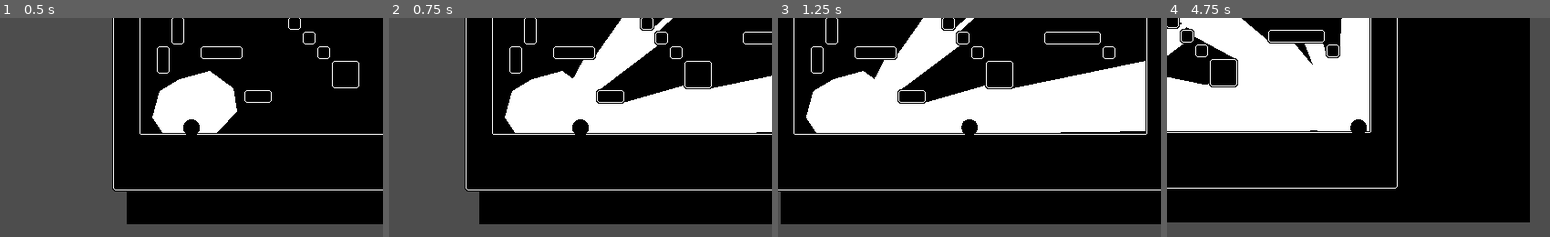
Above: before the commit, frames 1-4 (left to right).
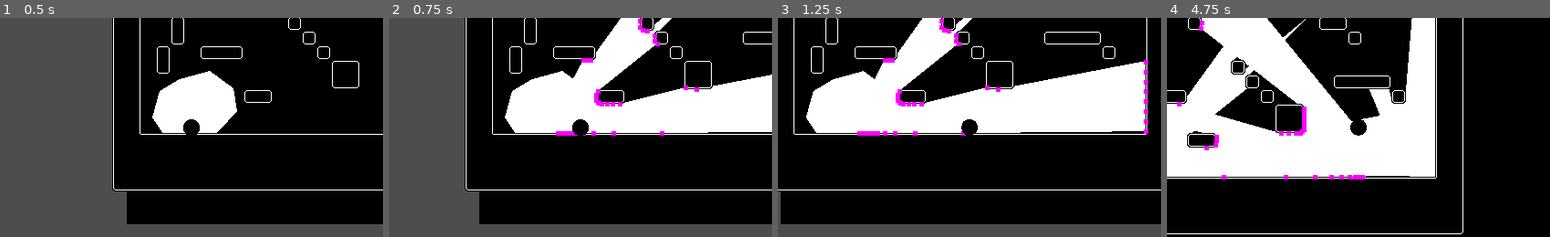
Above: after the commit, the same moments.

Repository: KingOfSpadesJFK/bhleg
Game: Godot game, scene res://levels/test_level.tscn
The game is run twice, just before and just after one commit, with the same random seed, the same clock (stepped at 60 frames per second) and the same inputs.
Inputs (mouse positions are in pixels of both pictures, inside the frame that each line leads up to):
- Up to frame 1 (0.5 s): no input
- Up to frame 2 (0.75 s): tap Enter at 0.5 s; move the mouse to (664, 116) at 0.52 s; press the mouse at (664, 116) at 0.53 s; hold D (player_right) from 0.53 s (still down)
- Up to frame 3 (1.25 s): keep holding D (player_right); tap Space (player_jump) at 0.77 s
- Up to frame 4 (4.75 s): move the mouse to (1281, 138) at 1.27 s; release the mouse at (1281, 138) at 1.28 s; click (1281, 138) at 1.35 s; tap Space (player_jump) at 1.52, 3.02, 3.77, 4.52 s; move the mouse to (1396, 79) at 2.02 s; release D (player_right) at 2.03 s; press the mouse at (1396, 79) at 2.03 s; hold A (player_left) 2.03-2.78 s; move the mouse to (1339, 171) at 2.77 s; release the mouse at (1339, 171) at 2.78 s; hold D (player_right) 2.78-4.28 s; click (1339, 171) at 2.85 s; move the mouse to (1473, 160) at 3.52 s; press the mouse at (1473, 160) at 3.53 s; move the mouse to (1243, 94) at 4.27 s; release the mouse at (1243, 94) at 4.28 s; hold A (player_left) from 4.28 s (still down); click (1243, 94) at 4.35 s

Frame 1 is identical in both runs. In frame 2, 1.1% of the frame differs, in the area x 43-100%, y 0-54%; in frame 3, 1.4%; in frame 4, 44%, in the area x 0-100%, y 0-100%.

Commit message:
some lil stuff for the collisions

Diff:
--- a/scripts/player.gd
+++ b/scripts/player.gd
@@ -6,7 +6,7 @@
 const JUMP_VELOCITY = -400.0
 const FLASH_RAY_LENGTH = 1000.0
 const FLASH_SPREAD = 90.0			# How wide the area of flash should be (in degrees)
-const FLASH_SAMPLES = 100
+const FLASH_SAMPLES = 50
 
 # Get the gravity from the project settings to be synced with RigidBody nodes.
 var gravity = ProjectSettings.get_setting("physics/2d/default_gravity")
@@ -54,40 +54,66 @@
 
 	# Initialize the new polygon
 	var verts: Array[Vector2] = []
-	verts.append(global_position)
 
 	# Initialize the raycasting
 	var space_state = get_world_2d().direct_space_state
 	var step: float = deg_to_rad(FLASH_SPREAD / FLASH_SAMPLES)
 	var angle: float = deg_to_rad(_flash_angle - FLASH_SPREAD / 2.0)
 
+	# Initial starting ray cast
+	var dir = Vector2(cos(angle), sin(angle))	# Convert the current angle to a normal vector
+	var query = PhysicsRayQueryParameters2D.create(global_position, dir * FLASH_RAY_LENGTH)
+	query.collision_mask = 4
+	var shad_result = space_state.intersect_ray(query)
+	if shad_result:
+		verts.append(shad_result.position)
+	else:
+		verts.append(global_position)
+
 	# Raycast the samples
+	var prev_pos = verts[0]
+	var prev_dir = Vector2(0,0)
 	for i in range(FLASH_SAMPLES):
 		# Raycast
-		var dir = Vector2(cos(angle), sin(angle))	# Convert the current angle to a normal vector
-		var query = PhysicsRayQueryParameters2D.create(global_position, dir * FLASH_RAY_LENGTH)
-		query.collision_mask = 1					# For now, just check for bodies on layer 1
-		var result = space_state.intersect_ray(query)
+		dir = Vector2(cos(angle), sin(angle))	# Convert the current angle to a normal vector
+		query.to = dir * FLASH_RAY_LENGTH
+		query.collision_mask = 1					# This first ray query will check for layer 1 (the environment)
+		var env_result = space_state.intersect_ray(query)
 
 		# Process the result
-		if result:
+		if env_result:
 			# Append to the polygon
-			verts.append(result.position)
+			var d = (env_result.position - prev_pos).normalized()
+			if !d.is_equal_approx(prev_dir):
+				verts.append(env_result.position)
 
-			# Create the debug marker
-			# var sp = Sprite2D.new()
-			# var t = PlaceholderTexture2D.new()
-			# t.size = Vector2(5,5)
-			# sp.texture = t
-			# sp.position = result.position
-			# _flash_markers.add_child(sp)
+				# Create the debug marker
+				var sp = Sprite2D.new()
+				var t = PlaceholderTexture2D.new()
+				t.size = Vector2(5,5)
+				sp.texture = t
+				sp.position = env_result.position
+				_flash_markers.add_child(sp)
+
+			prev_dir = d
 
 		# Add the step
 		angle += step
 
+	# Final ray cast for starting ray
+	query.collision_mask = 4
+	shad_result = space_state.intersect_ray(query)
+	if shad_result:
+		verts.append(shad_result.position)
+	else:
+		verts.append(global_position)
+
 	# Finalize new polygon
 	shadow_body.add_polygon(PackedVector2Array(verts))
 
+	# Create the polygon visual
+	verts[0] = global_position
+	verts[verts.size()-1] = global_position
 	var flash_poly: Polygon2D = Polygon2D.new()
 	# flash_poly.color = Color(1,0,0,1)
 	flash_poly.polygon = PackedVector2Array(verts)
--- a/scripts/shadow_body.gd
+++ b/scripts/shadow_body.gd
@@ -24,3 +24,14 @@
 			c.build_mode = CollisionPolygon2D.BuildMode.BUILD_SEGMENTS
 			c.polygon = arr.duplicate()			# Since arr will go bye-bye after the thread
 			add_child(c)
+
+			# DEBUG PURPOSES
+			# var flash_poly: Polygon2D = Polygon2D.new()
+			# randomize()
+			# flash_poly.color = Color(_rand(), _rand(), _rand(), 1)
+			# flash_poly.polygon = arr.duplicate()
+			# add_child(flash_poly)
+
+
+func _rand():
+	return 0.75 + randf() * 0.25
